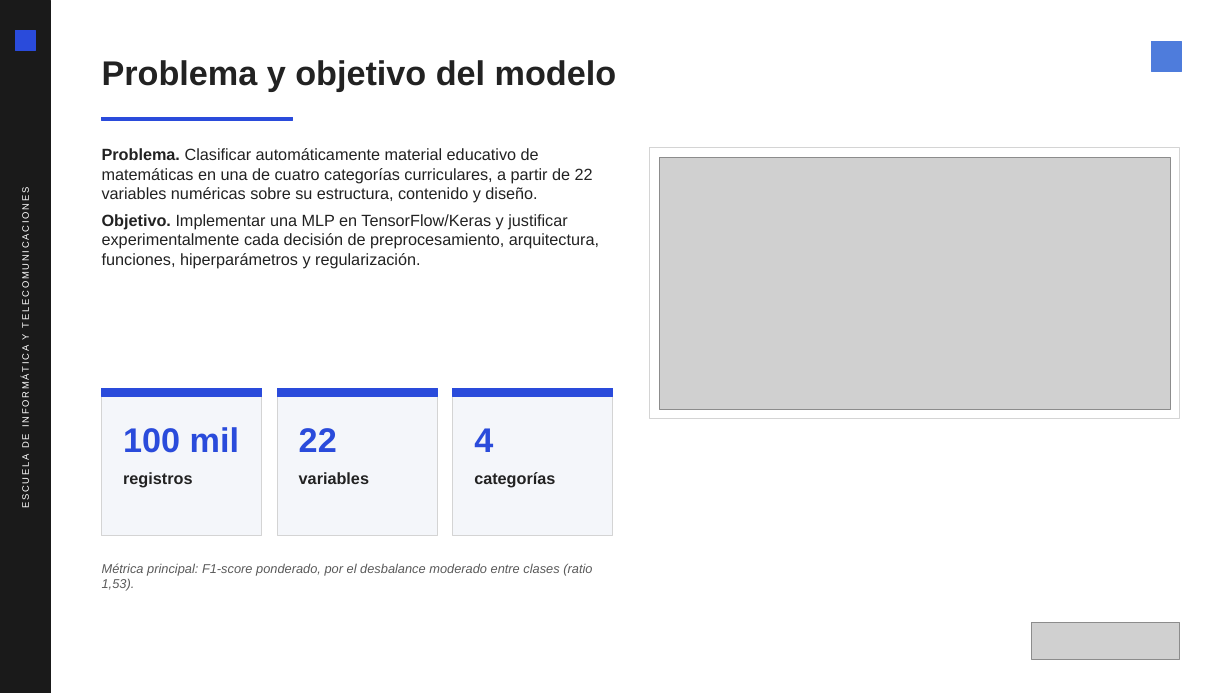
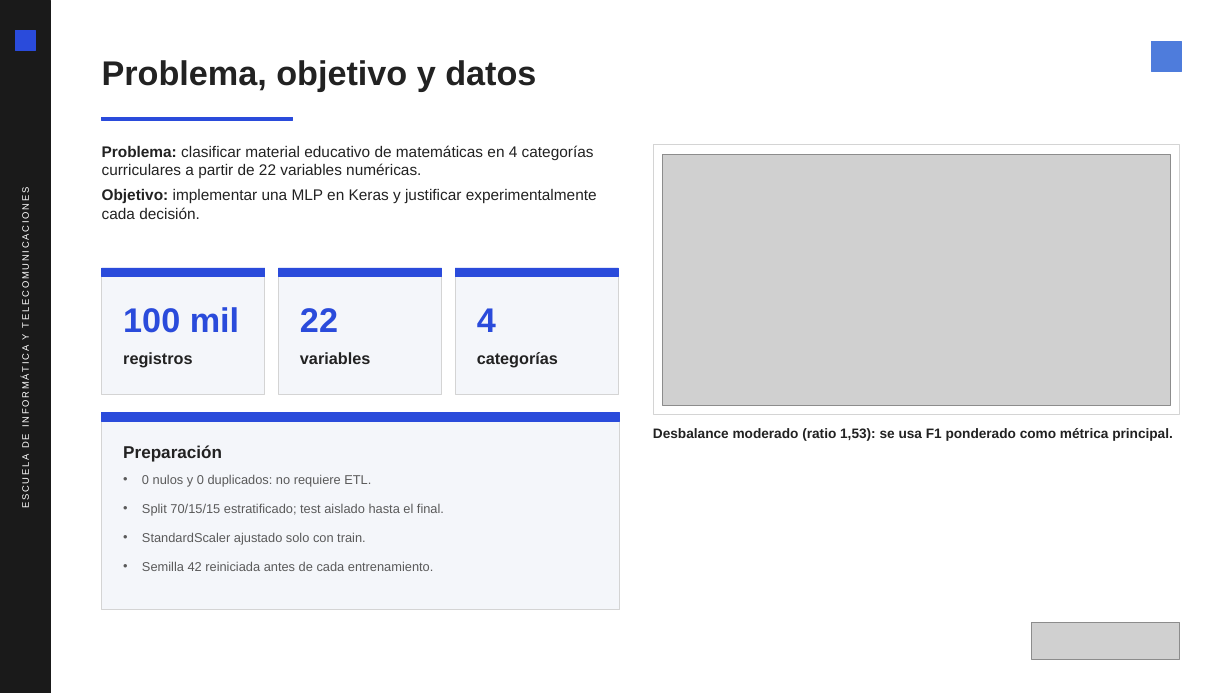
Before and after one commit to Nicolas-Salas/deep-learning-ep1, a slide deck: slide 2 of docs/presentacion/Presentacion_EP1_Deep_Learning.pptx (slide 4 before the commit). Drawn at 1232x693 pixels with LibreOffice and Linux fonts; fonts in the diff are those of the drawing; grey boxes stand for pictures. Boxes give left, top, right and bottom in pixels: in the first picture for what was removed or moved away, otherwise in the second. Text is boxed around its words. In the diff, an @@ line names an element or a change of style, - is before the commit and + after.

```diff
--- a/docs/presentacion/Presentacion_EP1_Deep_Learning.pptx
+++ b/docs/presentacion/Presentacion_EP1_Deep_Learning.pptx
@@ text at box(102, 60, 536, 92): text changed @@
-Problema y objetivo del modelo
+Problema, objetivo y datos
@@ text at box(102, 145, 597, 219): text changed; size 19 to 18 pt @@
-Problema. Clasificar automáticamente material educativo de matemáticas en una de cuatro categorías curriculares, a partir de 22 variables numéricas sobre su estructura, contenido y diseño.
-Objetivo. Implementar una MLP en TensorFlow/Keras y justificar experimentalmente cada decisión de preprocesamiento, arquitectura, funciones, hiperparámetros y regularización.
+Problema: clasificar material educativo de matemáticas en 4 categorías curriculares a partir de 22 variables numéricas.
+Objetivo: implementar una MLP en Keras y justificar experimentalmente cada decisión.
@@ rectangle: place and size @@
-rectangle at box(650, 148, 1180, 419)
+rectangle at box(653, 145, 1180, 414)
@@ picture: place and size @@
-picture at box(659, 157, 1170, 410)
+picture at box(662, 154, 1170, 405)
@@ rectangle: place and size @@
-rectangle at box(102, 388, 262, 536)
+rectangle at box(102, 268, 265, 394)
@@ rectangle: place and size @@
-rectangle at box(277, 388, 437, 397)
+rectangle at box(278, 268, 442, 277)
@@ rectangle: place and size @@
-rectangle at box(277, 388, 437, 536)
+rectangle at box(278, 268, 442, 394)
@@ 4 texts, 2 rectangles: place and size @@
-4 texts, 2 rectangles at box(102, 388, 613, 488)
+4 texts, 2 rectangles at box(102, 268, 618, 368)
@@ rectangle: place and size @@
-rectangle at box(453, 388, 613, 536)
+rectangle at box(455, 268, 618, 394)
@@ text "4": place and size @@
-text "4" at box(474, 428, 493, 452)
+text "4" at box(477, 308, 496, 332)
@@ text "categorías": place and size @@
-text "categorías" at box(474, 472, 555, 488)
+text "categorías" at box(477, 352, 558, 368)
@@ rectangle added at box(102, 413, 619, 610), fill #F4F6FA, outline #D4D4D4 1 pt @@
@@ rectangle added at box(102, 413, 619, 421), fill #2A4BDB, outline #2A4BDB 1 pt @@
@@ text added at box(123, 445, 222, 462), 20 pt, text #222222, bold @@
+Preparación
@@ text added at box(653, 428, 1173, 441), 16 pt, text #222222, bold @@
+Desbalance moderado (ratio 1,53): se usa F1 ponderado como métrica principal.
@@ text added at box(142, 474, 444, 571), 15 pt, text #5A5A5A @@
+• 0 nulos y 0 duplicados: no requiere ETL.
+• Split 70/15/15 estratificado; test aislado hasta el final.
+• StandardScaler ajustado solo con train.
+• Semilla 42 reiniciada antes de cada entrenamiento.
@@ text removed at box(102, 563, 592, 591) @@
-Métrica principal: F1-score ponderado, por el desbalance moderado entre clases (ratio 1,53).
```
Also in this commit, not shown: 3 other slides changed, 1 slide added, 10 slides removed, 1 other file.
